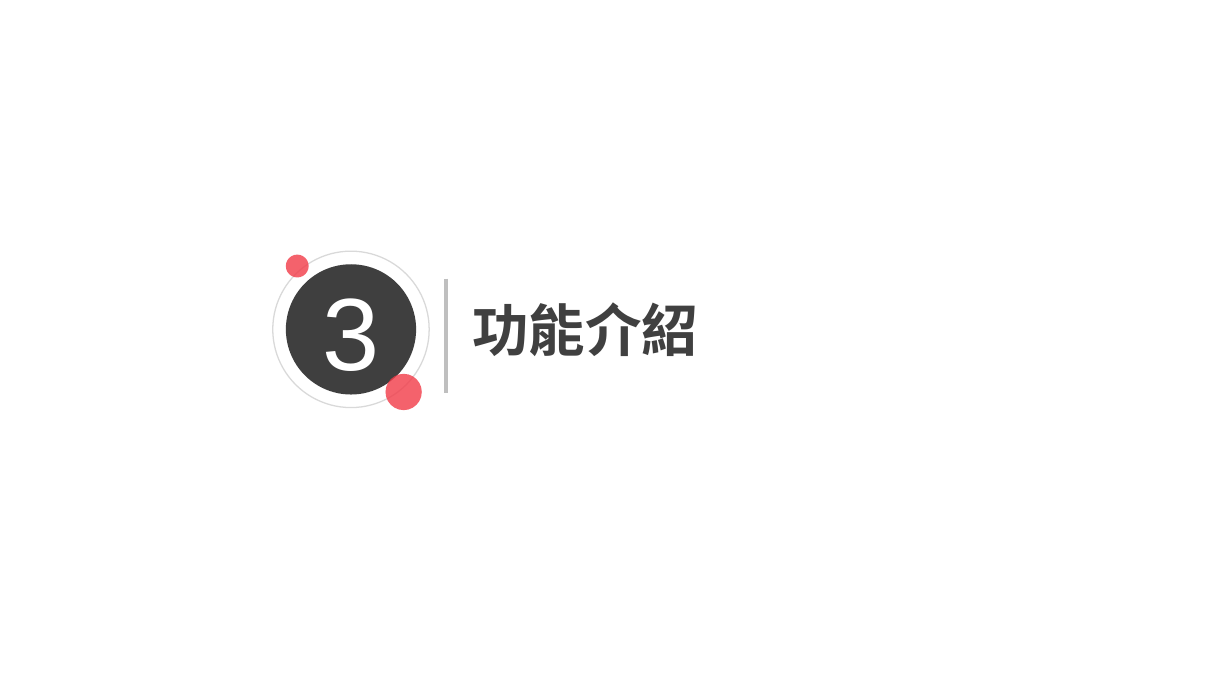
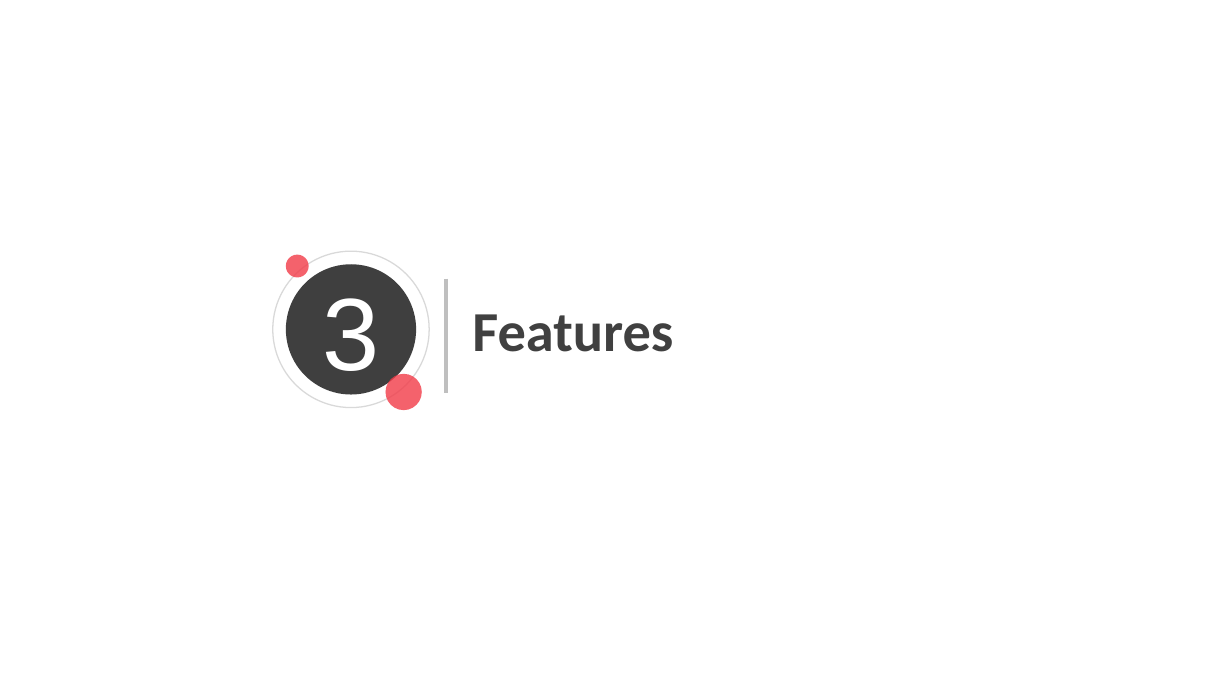
Before and after one commit to bennytzang-ntut109368085/OS_final_student-assistant, a slide deck: slide 7 of operating_system final project.pptx. Drawn at 1232x693 pixels with LibreOffice and Linux fonts; fonts in the diff are those of the drawing; background and template pictures are left out. Boxes give left, top, right and bottom in pixels: in the first picture for what was removed or moved away, otherwise in the second. Text is boxed around its words. In the diff, an @@ line names an element or a change of style, - is before the commit and + after.

```diff
--- a/operating_system final project.pptx
+++ b/operating_system final project.pptx
@@ text at (472, 314, 673, 352): text changed; font Arial to Calibri @@
-功能介紹
+Features
```
Also in this commit, not shown: 14 other slides changed, 5 slides added, 7 other files.
